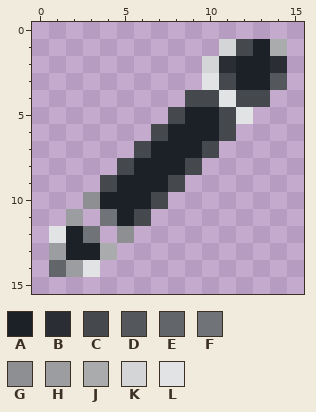
Two versions of one pixel-art sprite, assets/icons/16x16/usernotes.png. Above is the file before it was changed.
The file is 16x16 pixels. Colours within 5 levels of each other are drawn and written as one.
Palette (. is transparent): A #1c2127  B #2a2e34  C #45494e  D #54575c  E #626569  F #707377  G #8d8f92  H #9b9da0  J #a9abad  K #d4d5d6  L #e2e3e4
Pixels before, first column x 1:
 1 ..........KCAJ
 2 .........KBAAB
 3 .........LCAAD
 4 ........CCLCC.
 5 .......CAACL..
 6 ......CAAAC...
 7 .....CAAAC....
 8 ....CAAAC.....
 9 ...CAAAC......
10 ..GAAAC.......
11 .H.FAC........
12 LAF.G.........
13 HAAJ..........
14 EHL...........
The same view after the edit:
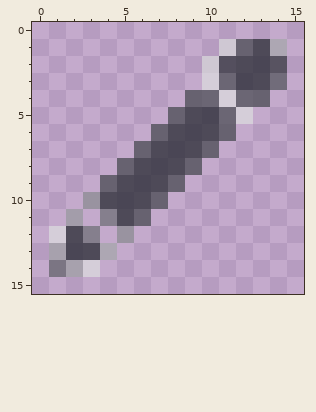
Changes in this commit:
colour A: #1c2127 -> #1c2127b3
colour B: #2a2e34 -> #2a2e34b3
colour C: #45494e -> #45494eb3
colour D: #54575c -> #54575cb3
colour E: #626569 -> #626569b3
colour F: #707377 -> #707377b3
colour G: #8d8f92 -> #8d8f92b3
colour H: #9b9da0 -> #9b9da0b3
colour J: #a9abad -> #a9abadb3
colour K: #d4d5d6 -> #d4d5d6b3
colour L: #e2e3e4 -> #e2e3e4b3
Boxes around the changes in both pictures, in picture pixels (x1, y1, x2, y2):
changed: (49, 39, 287, 277)
